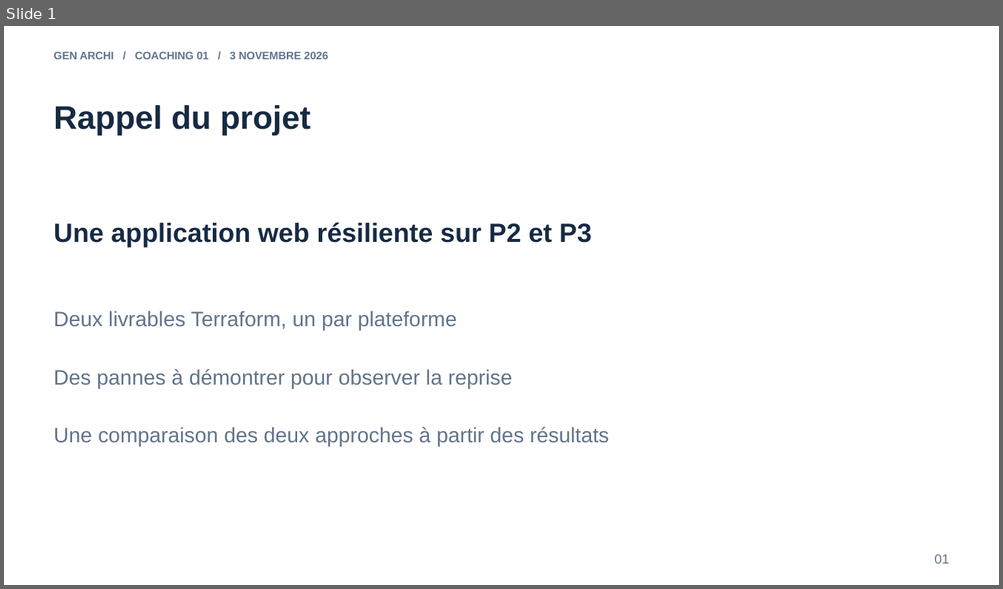
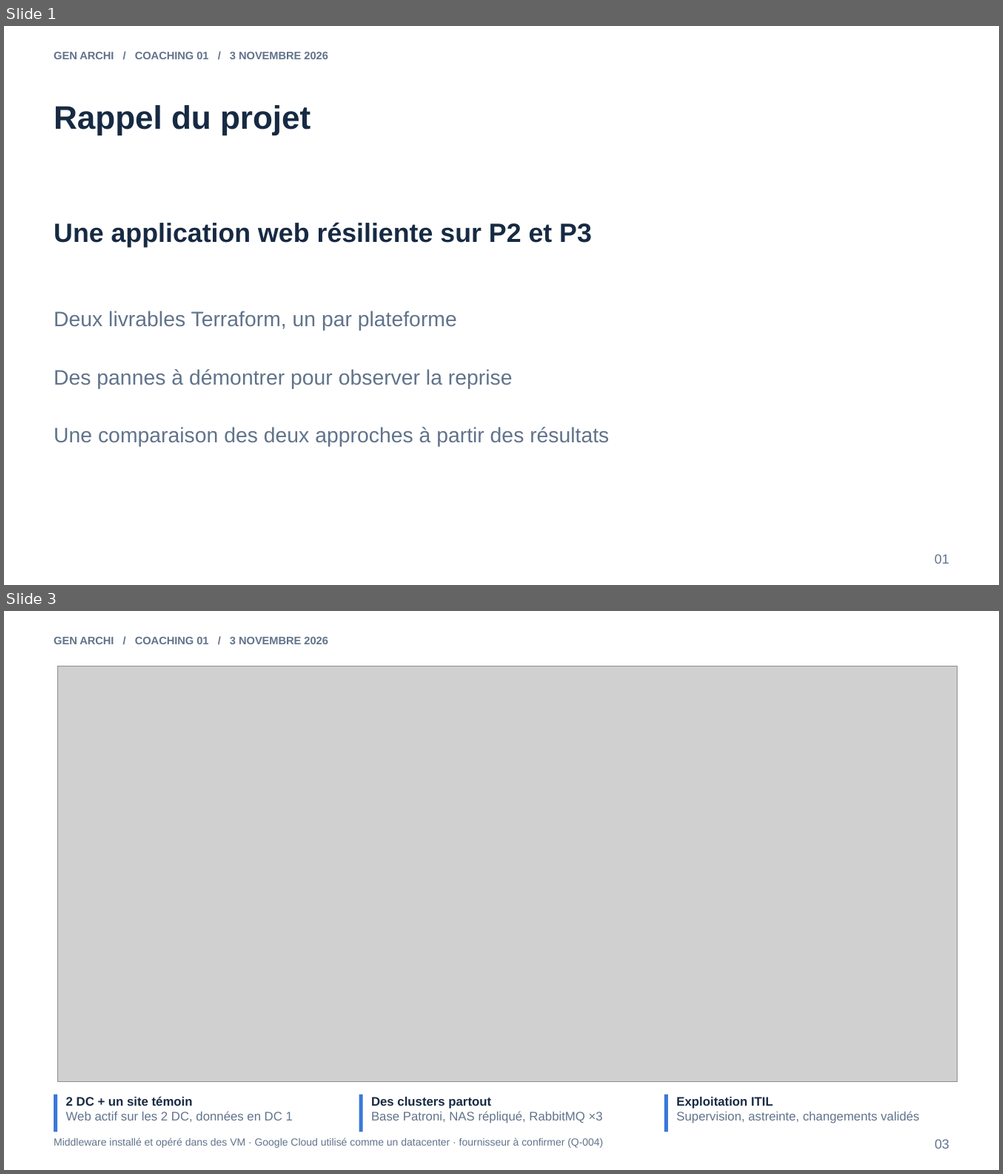
Before and after one commit to 3-Istor/GenArchi, a slide deck: docs/coaching/2026-11-03-coaching-1.pptx. Shown one above the other, each under a label of ours: slide 1 before the commit, slides 1 and 3 after it; the slides between them are not shown. The pictures are 1003x589 and 1003x1174 pixels, drawn with LibreOffice and Linux fonts; fonts in the diff are those of the drawing; grey boxes stand for pictures. Boxes give left, top, right and bottom in pixels: in the first picture for what was removed or moved away, otherwise in the second. Text is boxed around its words. In the diff, an @@ line names an element or a change of style, - is before the commit and + after.

Commit message:
feat : doc post premier coaching

```diff
--- a/docs/coaching/2026-11-03-coaching-1.pptx
+++ b/docs/coaching/2026-11-03-coaching-1.pptx
@@ slide 3 added at (x1=4, y1=611, x2=999, y2=1170), background #FFFFFF @@
@@ text added at (x1=54, y1=637, x2=327, y2=644), 10.5 pt, text #61738B, bold @@
+GEN ARCHI / COACHING 01 / 3 NOVEMBRE 2026
@@ picture added at (x1=58, y1=666, x2=957, y2=1082) @@
@@ rectangle added at (x1=54, y1=1095, x2=58, y2=1133), fill #3979D8 @@
@@ text added at (x1=66, y1=1096, x2=293, y2=1122), 12 pt, text #61738B @@
+2 DC + un site témoin
+Web actif sur les 2 DC, données en DC 1
@@ rectangle added at (x1=359, y1=1095, x2=363, y2=1133), fill #3979D8 @@
@@ text added at (x1=371, y1=1097, x2=603, y2=1124), 12 pt, text #61738B @@
+Des clusters partout
+Base Patroni, NAS répliqué, RabbitMQ ×3
@@ rectangle added at (x1=664, y1=1095, x2=668, y2=1133), fill #3979D8 @@
@@ text added at (x1=676, y1=1097, x2=919, y2=1124), 12 pt, text #61738B @@
+Exploitation ITIL
+Supervision, astreinte, changements validés
@@ text added at (x1=54, y1=1138, x2=603, y2=1148), 10 pt, text #61738B @@
+Middleware installé et opéré dans des VM · Google Cloud utilisé comme un datacenter · fournisseur à confirmer (Q-004)
@@ text added at (x1=934, y1=1139, x2=949, y2=1149), 12.8 pt, text #61738B @@
+03
```
Also in this commit, not shown: 4 other slides added, 4 slides removed, 11 other files.
